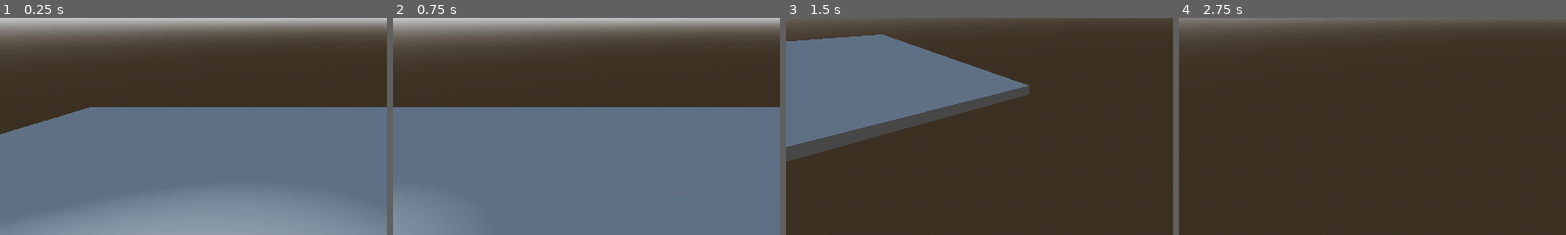
Above: before the commit, frames 1-4 (left to right).
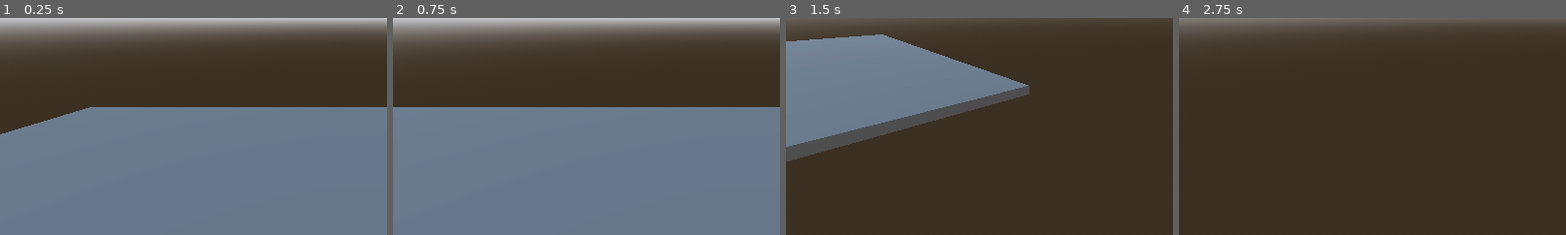
Above: after the commit, the same moments.

Repository: mineplaceblock/dungeon-master
Game: Godot game, scene res://Scenes/main.tscn
Two runs of this game, one before a commit and one after it. Both use one fixed random seed, a clock stepped at 60 frames per second and the inputs below.
Inputs (mouse positions are % of the whole screen's width and height, from its top left):
- Up to frame 1 (0.25 s): no input
- Up to frame 2 (0.75 s): tap Enter (ui_accept) at 0.5 s; move the mouse to (72, 45) at 0.52 s; hold D (RightMove) from 0.53 s (still down); tap F (Fly) at 0.6 s; click (72, 45) at 0.67 s
- Up to frame 3 (1.5 s): tap Space (Jump) at 0.77 s; move the mouse to (45, 50) at 1.27 s; release D (RightMove) at 1.28 s; hold W (ForwardMove) from 1.28 s (still down); tap Shift (Sprint) at 1.35 s
- Up to frame 4 (2.75 s): keep holding W (ForwardMove); tap Space (Jump) at 1.52 s; tap Enter (ui_accept) at 2 s; move the mouse to (52, 48) at 2.02 s; tap F (Fly) at 2.1 s
The pictures show only the part of the screen within x 0-50%, y 50-100%; the shares and areas given below are measured in that part.

The runs differ from the first frame. In frame 1, 5.1% of the frame differs, in the area x 15-88%, y 88-100%; in frame 2, less than 0.1%; in frame 3, less than 0.1%; in frame 4, nothing differs.

Commit message:
Torch | LUZ

Diff:
--- a/Scenes/main.tscn
+++ b/Scenes/main.tscn
@@ -22,8 +22,13 @@
 
 [node name="World" type="Node3D" unique_id=1061197318]
 
-[node name="OmniLight3D" type="OmniLight3D" parent="." unique_id=787995644]
-transform = Transform3D(1, 0, 0, 0, 1, 0, 0, 0, 1, -2.094359, 2.398871, 0)
+[node name="DirectionalLight3D" type="DirectionalLight3D" parent="." unique_id=126947165]
+transform = Transform3D(1, 0, 0, 0, 1, 0, 0, 0, 1, -2.094359, 4.8316407, 5.9363527)
+light_energy = 3.0
+light_indirect_energy = 3.0
+light_volumetric_fog_energy = 0.0
+light_angular_distance = 3.0
+light_specular = 2.901
 shadow_enabled = true
 
 [node name="WorldEnvironment" type="WorldEnvironment" parent="." unique_id=1191723514]
--- a/Scenes/nil.tscn
+++ b/Scenes/nil.tscn
@@ -3,6 +3,17 @@
 [ext_resource type="PackedScene" uid="uid://ck4wgjjgea7lw" path="res://brackeys_3d_game_assets/dungeon_assets/building/Colors/floor_stone.tscn" id="1_v8tqa"]
 [ext_resource type="PackedScene" uid="uid://b0u2cw5sdic1x" path="res://brackeys_3d_game_assets/dungeon_assets/building/Colors/floor_wood.tscn" id="2_oo0aq"]
 [ext_resource type="PackedScene" uid="uid://euwr8o2cdnxn" path="res://brackeys_3d_game_assets/dungeon_assets/building/Colors/wall_doorway_2.tscn" id="3_v8tqa"]
+[ext_resource type="Texture2D" uid="uid://c6qyi05jhpooj" path="res://brackeys_3d_game_assets/dungeon_assets/wood_7.png" id="4_oo0aq"]
+
+[sub_resource type="CylinderMesh" id="CylinderMesh_v8tqa"]
+
+[sub_resource type="StandardMaterial3D" id="StandardMaterial3D_m21ok"]
+albedo_texture = ExtResource("4_oo0aq")
+
+[sub_resource type="StandardMaterial3D" id="StandardMaterial3D_vhd4b"]
+albedo_texture = ExtResource("4_oo0aq")
+
+[sub_resource type="CylinderShape3D" id="CylinderShape3D_4y5yq"]
 
 [node name="Node3D" type="Node3D" unique_id=202857855]
 
@@ -13,3 +24,29 @@
 
 [node name="wall_doorway2" parent="." unique_id=1466109621 instance=ExtResource("3_v8tqa")]
 transform = Transform3D(0.9999362, 0, -0.01129204, 0, 1, 0, 0.01129204, 0, 0.9999362, -0.0069277287, 0, 2.4989545)
+
+[node name="ANTORCHA" type="MeshInstance3D" parent="." unique_id=1625061045]
+transform = Transform3D(0.060376648, 0, 0, 0, 0.24986628, 0, 0, 0, 0.064659394, 1.4632155, 1.2856362, 2.1121597)
+mesh = SubResource("CylinderMesh_v8tqa")
+surface_material_override/0 = SubResource("StandardMaterial3D_m21ok")
+
+[node name="ANTORCHA2" type="MeshInstance3D" parent="ANTORCHA" unique_id=2069212684]
+transform = Transform3D(1.6481413, 0, 0, 0, 0.15514174, 0, 0, 0, 1.5405777, 0, 0.8267746, 0)
+mesh = SubResource("CylinderMesh_v8tqa")
+surface_material_override/0 = SubResource("StandardMaterial3D_vhd4b")
+
+[node name="OmniLight3D" type="OmniLight3D" parent="ANTORCHA/ANTORCHA2" unique_id=2141044143]
+transform = Transform3D(1, 0, 0, 0, 1, 0, 0, 0, 1, 0, 3.4946518, 0)
+light_color = Color(0.83, 0.66400003, 0, 1)
+light_size = 0.079
+shadow_enabled = true
+distance_fade_enabled = true
+omni_range = 0.848
+omni_attenuation = 0.604
+omni_shadow_mode = 0
+
+[node name="StaticBody3D" type="StaticBody3D" parent="ANTORCHA" unique_id=1748910632]
+transform = Transform3D(1, 0, 0, 0, 1.0000001, 0, 0, 0, 0.99999994, 0, 0, 0)
+
+[node name="CollisionShape3D" type="CollisionShape3D" parent="ANTORCHA/StaticBody3D" unique_id=534426002]
+shape = SubResource("CylinderShape3D_4y5yq")
--- a/Scenes/world.tscn
+++ b/Scenes/world.tscn
@@ -3,7 +3,6 @@
 [ext_resource type="PackedScene" path="res://Player/proto_controller.tscn" id="1_a02cp"]
 [ext_resource type="Texture2D" uid="uid://c24ifoit84iim" path="res://w7yfuteogao0-M4a1/M4a1/palette1.png" id="2_5a7ea"]
 [ext_resource type="ArrayMesh" uid="uid://h7blqmna5s8k" path="res://w7yfuteogao0-M4a1/M4a1/M4a1.obj" id="3_8j60k"]
-[ext_resource type="PackedScene" uid="uid://bh0smpy0tc71w" path="res://Scenes/level.tscn" id="4_8j60k"]
 
 [sub_resource type="ProceduralSkyMaterial" id="ProceduralSkyMaterial_jjgbg"]
 sky_horizon_color = Color(0.66224277, 0.6717428, 0.6867428, 1)
@@ -35,22 +34,16 @@
 
 [node name="World" type="Node3D" unique_id=1061197318]
 
+[node name="DirectionalLight3D" type="DirectionalLight3D" parent="." unique_id=221974891]
+light_energy = 3.0
+light_indirect_energy = 3.0
+light_volumetric_fog_energy = 0.0
+light_angular_distance = 3.0
+light_specular = 2.901
+shadow_enabled = true
+
 [node name="WorldEnvironment" type="WorldEnvironment" parent="." unique_id=1191723514]
 environment = SubResource("Environment_8gbba")
-
-[node name="Node3D" parent="WorldEnvironment" unique_id=2105909514 instance=ExtResource("4_8j60k")]
-transform = Transform3D(1, 0, 0, 0, 1, 0, 0, 0, 1, 0, 0.6857419, 0)
-
-[node name="Camera3D2" type="Camera3D" parent="WorldEnvironment/Node3D" unique_id=994537782]
-fov = 37.849285
-
-[node name="DirectionalLight3D2" type="DirectionalLight3D" parent="WorldEnvironment/Node3D" unique_id=123738718]
-light_energy = 3.0
-light_volumetric_fog_energy = 1.317
-light_angular_distance = 8.91
-light_specular = 0.0
-shadow_enabled = true
-sky_mode = 1
 
 [node name="Floor" type="MeshInstance3D" parent="." unique_id=1461819451]
 transform = Transform3D(15.996985, 0, 0, 0, 0.20598906, 0, 0, 0, 15.271391, 0, 0, 0)
@@ -62,7 +55,7 @@
 shape = SubResource("BoxShape3D_jjgbg")
 
 [node name="MeshInstance3D" type="MeshInstance3D" parent="." unique_id=180137715]
-transform = Transform3D(0.20297329, 0, 0, 0, 0.24319851, 0, 0, 0, 0.2294358, 5.9496613, 3.2237873, 0)
+transform = Transform3D(0.20297329, 0, 0, 0, 0.24459521, 0, 0, 0, 0.2294358, 5.905701, 3.062553, 2.3841858e-07)
 material_override = SubResource("StandardMaterial3D_fo5ed")
 mesh = ExtResource("3_8j60k")
 skin = SubResource("Skin_go701")
Not shown: 1 places in Scenes/main.tscn that only renumber resources
Binary file added: brackeys_3d_game_assets/dungeon_assets/wood_7.png
Not shown, added: brackeys_3d_game_assets/dungeon_assets/wood_7.png.import
